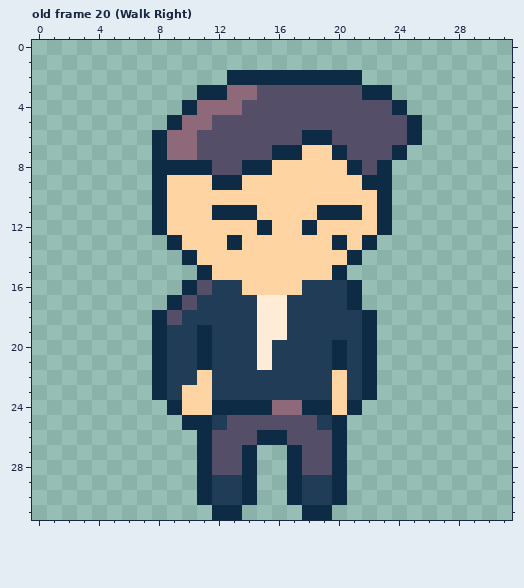
One commit to this pixel-art file: assets/Mafia_Goonie.aseprite. This is how it looked before the edit.
32x32 pixels, 25 frames. Shown: old frame 20 (Walk Right). The commit also changed other frames, which this record leaves out.
The result:
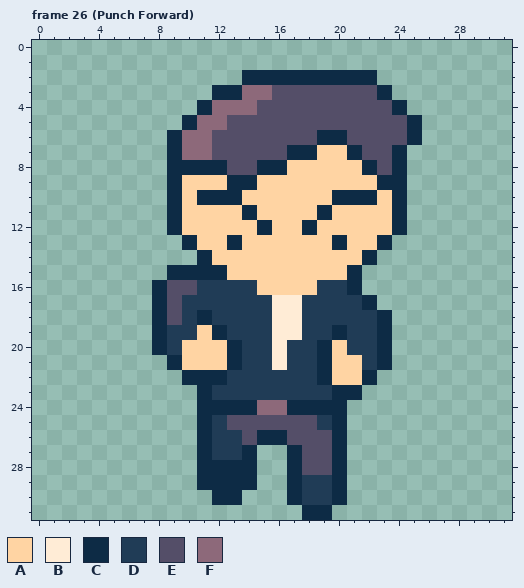
Palette (. is transparent): A #ffd4a3  B #ffecd6  C #0d2b45  D #203c56  E #544e68  F #8d697a
A new or re-ordered frame is compared with the old frame closest to it.
From the commit log: Added Forward Punch Added a forward punch for Mafia Goonie. Very basic, should change eventually.
The exact change:
frames 25 -> 33
Changed rows in their new state; - is an unchanged pixel.
Frame 26 (Punch Forward) is new; against old frame 20 (Walk Right):
first column x 8:
 2 -----.--------C--
 3 ---.-C-F------E--
 4 --.C--F----------
 5 -.C-F------------
 6 .C-F------E-C----
 7 .C-F----E-C-AC---
 8 .---C-E-C----ACEC
 9 .C--A-C-------A-C
10 .C-CCC------CCCAC
11 .C--AA------AA-AC
12 .C-------------AC
13 -.C-----------AC-
14 --.C---------AC--
15 -CC-C-------AC---
16 CEED--D---A------
17 CED----D-B---DC--
18 ---C---D-B----DC-
19 ---AC--D-B--C-DC-
20 --AAAC-DB--CA-DC-
21 .CAAAC-DB--CAADC-
22 ..CCC------C-A---
23 ...C--------CC.--
24 -..C---F-C--C.---
25 --.--------------
26 ----DD-----------
27 ----DD-----------
28 ----CC-----------
29 ----CC-----------
30 ---.CC.----------
31 ----..-----------
Where, in picture pixels (left, top, right, bottom), the same in both pictures:
changed: (152, 70, 407, 520)
